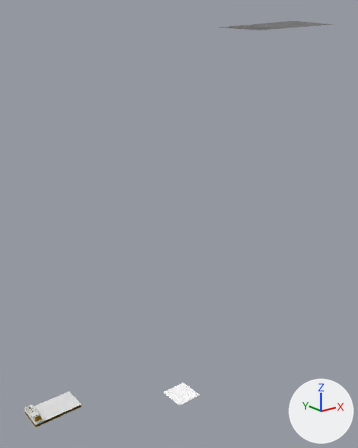
A saved change to the Blender file TerrainTool/TerrainPainter.blend.
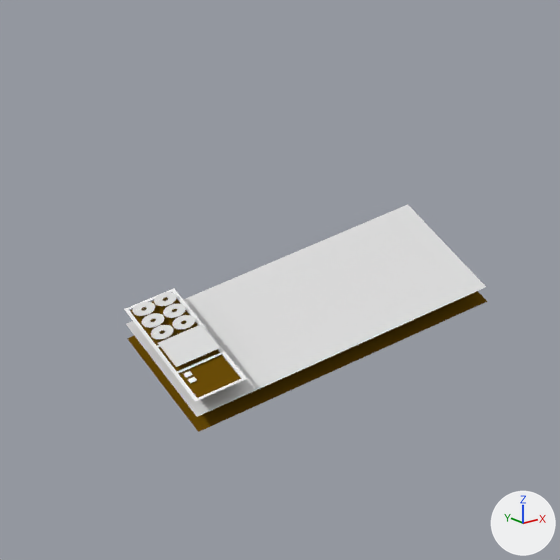
There are two pictures of each version: one whole from a camera (50 mm lens) standing at (-10.1, -12.48, 11.69) and looking at (-0.13, -0.02, 6.71), one close up on the part from 1% to 26% of the width and 80% to 100% of the height. Arrows for +X, +Y and +Z are at lower right; the lights stay in place.

Script lines for the objects in view, before the commit:
```python
mat_background = diffuse_material('Background')
mat_background.base_color = (0.163, 0.0816, 0.00309)  # brown #70510a
me_plane_002 = bpy.data.meshes.new('Plane.002')
me_plane_002.from_pydata([(0.0, -1.0, 0.0), (1.78, -1.0, 0.0), (0.0, 0.0, 0.0), (1.78, 0.0, 0.0)], [], [(0, 1, 3, 2)])
me_plane_002.materials.append(mat_theworld)  # white #e7e7e7
me_plane_005 = bpy.data.meshes.new('Plane.005')
me_plane_005.from_pydata([(0.02, -0.98, -0.01), (0.28, -0.98, -0.01), (0.02, -0.02, -0.01), (0.28, -0.02, -0.01)], [], [(0, 1, 3, 2)])
me_plane_005.materials.append(mat_background)  # brown #70510a
me_plane_012 = bpy.data.meshes.new('Plane.012')
me_plane_012.from_pydata([(0.0, -1.0, 0.0), (1.75, -1.0, 0.0), (0.0, 0.0, 0.0), (1.75, 0.0, 0.0)], [], [(0, 1, 3, 2)])
me_plane_012.materials.append(mat_background)  # brown #70510a
ob_panel_001 = bpy.data.objects.new('Panel.001', me_plane_005)
ob_panel_001.parent = ob_panel
ob_panel_001.matrix_parent_inverse = Matrix(((1.0, 0.0, 0.0, 5.0), (0.0, 1.0, 0.0, -2.85), (0.0, 0.0, 1.0, 0.0), (0.0, 0.0, 0.0, 1.0)))
ob_panel_001.location = (-5.0, 2.85, 0.0)
ob_world = bpy.data.objects.new('World', me_plane_002)
ob_world.parent = ob_panel
ob_world.matrix_parent_inverse = Matrix(((1.0, 0.0, 0.0, 5.0), (0.0, 1.0, 0.0, -2.85), (0.0, 0.0, 1.0, 0.0), (0.0, 0.0, 0.0, 1.0)))
ob_world.location = (-5.0, 2.85, -0.1)
ob_world_001 = bpy.data.objects.new('World.001', me_plane_012)
ob_world_001.parent = ob_world
ob_world_001.matrix_parent_inverse = Matrix(((1.0, 0.0, 0.0, 5.0), (0.0, 1.0, 0.0, -2.85), (0.0, 0.0, 1.0, 0.1), (0.0, 0.0, 0.0, 1.0)))
ob_world_001.location = (-5.0, 2.85, -0.2)
ob_world_001.scale = (1.01, 1.0, 1.0)
# also in view: 'Panel' at (-4.85, 2.35, 0.0); 'BrushPreview' at (-4.85, 2.28, 0.03)
```
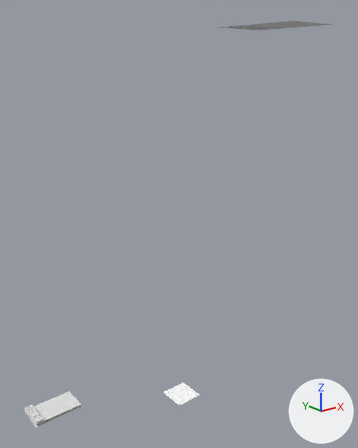
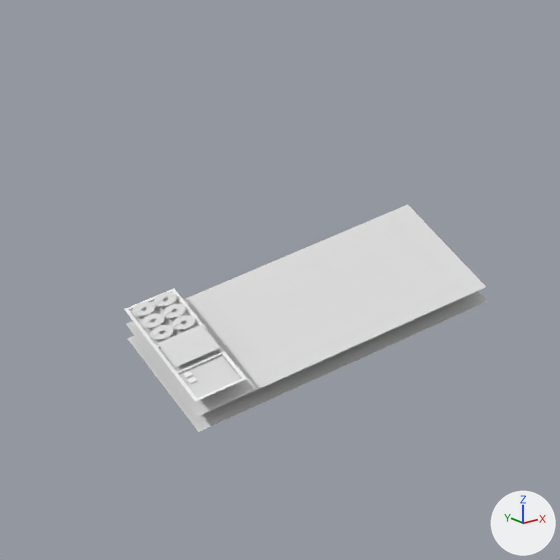
Location of each change, [x1, y1, x2, y2] in pixels of the close-ups (560 x 560 px):
```json
{"object": "World.001", "change": "recoloured", "before": [127, 291, 487, 432], "after": [127, 291, 487, 432], "on screen": "brown to white"}
{"object": "Panel.001", "change": "recoloured", "before": [130, 297, 241, 398], "after": [130, 297, 241, 398], "on screen": "brown to white"}
```

The change, as JSON lines over the scene's bpy script:
```json
{"op": "set", "path": "mat_background", "old": "diffuse_material('Background')", "new": "principled_material('Background')"}
{"op": "set", "path": "mat_background.base_color", "old": "(0.163, 0.0816, 0.00309)", "new": "(0.8, 0.8, 0.8)", "note": "brown #70510a -> white #e7e7e7"}
```
